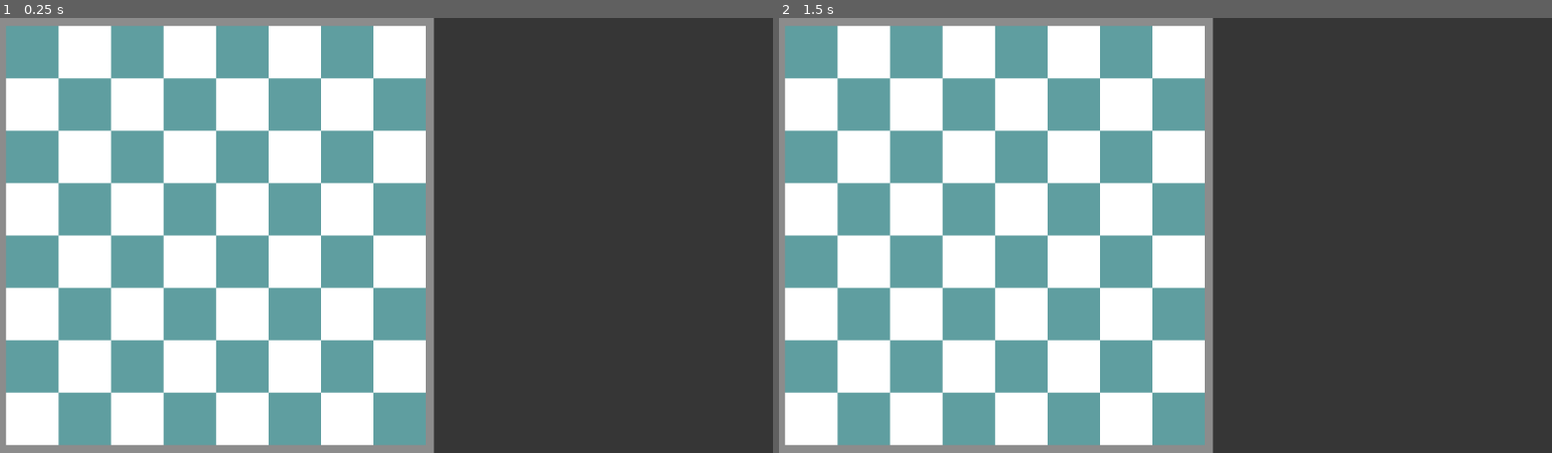
Above: before the commit, frames 1-2 (left to right).
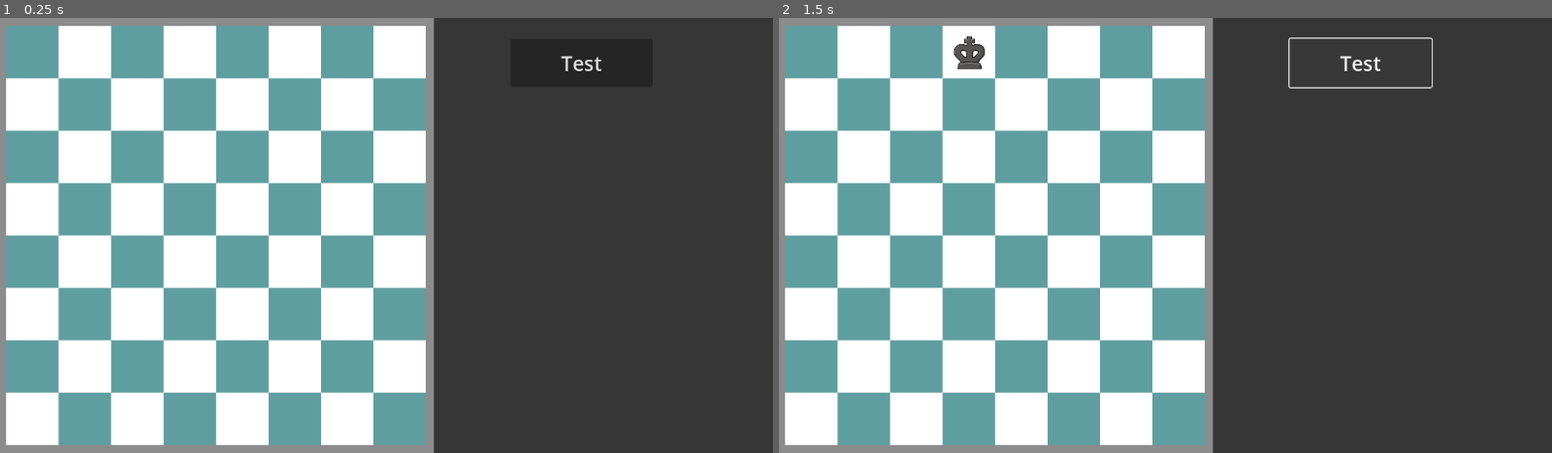
Above: after the commit, the same moments.

Repository: harrisb002/ChessDefense
Game: Godot game, scene res://Scenes/main.tscn
The game is run twice, just before and just after one commit, with the same random seed, the same clock (stepped at 60 frames per second) and the same inputs. Before the commit the project starts from res://main.tscn.
Inputs (mouse positions are in pixels of both pictures, inside the frame that each line leads up to):
- Up to frame 1 (0.25 s): no input
- Up to frame 2 (1.5 s): click (1358, 61) at 0.5 s, where only the run after the commit has a clickable "Test"; click (1358, 61) at 1.25 s, where only the run after the commit has a clickable "Test"

The runs differ from the first frame. In frame 1, less than 0.1% of the frame differs, in the area x 72-78%, y 8-13%; in frame 2, 0.5%, in the area x 22-85%, y 4-17%.

Commit message:
Creating piece/fitting to grid

Diff:
--- a/Scenes/gui.tscn
+++ b/Scenes/gui.tscn
@@ -43,3 +43,14 @@
 theme_override_constants/v_separation = 0
 columns = 8
 metadata/_edit_use_anchors_ = true
+
+[node name="TestButton" type="Button" parent="."]
+layout_mode = 0
+offset_left = 762.0
+offset_top = 31.0
+offset_right = 973.0
+offset_bottom = 103.0
+theme_override_font_sizes/font_size = 30
+text = "Test"
+
+[connection signal="pressed" from="TestButton" to="." method="_on_test_button_pressed"]
--- a/Scenes/piece.tscn
+++ b/Scenes/piece.tscn
@@ -14,8 +14,9 @@
 anchor_bottom = 0.5
 offset_left = -20.0
 offset_top = -20.0
-offset_right = 20.0
-offset_bottom = 20.0
+offset_right = 40.0
+offset_bottom = 40.0
 grow_horizontal = 2
 grow_vertical = 2
 texture = ExtResource("2_8gr7s")
+expand_mode = 2
--- a/Scenes/slot.tscn
+++ b/Scenes/slot.tscn
@@ -1,6 +1,6 @@
 [gd_scene load_steps=2 format=3 uid="uid://c1ow8hbri0t4b"]
 
-[ext_resource type="Script" path="res://Scripts/slot.gd" id="1_nhasn"]
+[ext_resource type="Script" path="res://Scripts/Slot.gd" id="1_nhasn"]
 
 [node name="Slot" type="ColorRect"]
 custom_minimum_size = Vector2(78, 78)
--- /dev/null
+++ b/Scripts/DataHandler.gd
@@ -0,0 +1,29 @@
+extends Node
+
+var assets := []
+
+# Make sure that everytime looking for a new piece,
+# 	can get the corresponding location for it
+
+# Create ordered list of Pieces
+enum PieceNames { BLACK_BISHOP, WHITE_BISHOP, BLACK_KING, WHITE_KING, BLACK_KNIGHT, WHITE_KNIGHT, BLACK_PAWN, WHITE_PAWN, BLACK_QUEEN, WHITE_QUEEN, BLACK_ROOK, WHITE_ROOK}
+
+# Called when the node enters the scene tree for the first time.
+func _ready() -> void:
+	# Since I dont have many assets I wont read from directory
+	assets.append("res://assets/bishop_b.png")
+	assets.append("res://assets/bishop_w.png")
+	assets.append("res://assets/king_b.png")
+	assets.append("res://assets/king_w.png")
+	assets.append("res://assets/knight_b.png")
+	assets.append("res://assets/knight_w.png")
+	assets.append("res://assets/pawn_b.png")
+	assets.append("res://assets/pawn_w.png")
+	assets.append("res://assets/queen_b.png")
+	assets.append("res://assets/queen_w.png")
+	assets.append("res://assets/rook_b.png")
+	assets.append("res://assets/rook_w.png")
+
+# Called every frame. 'delta' is the elapsed time since the previous frame.
+func _process(delta: float) -> void:
+	pass
--- a/Scripts/GUI.gd
+++ b/Scripts/GUI.gd
@@ -2,11 +2,17 @@
 
 # Create References
 @onready var slot_scene = preload("res://Scenes/slot.tscn")
+@onready var piece_scene = preload("res://Scenes/piece.tscn")
+
+@onready var chessboard = $ChessBoard
 @onready var board_grid = $ChessBoard/BoardGrid
 
+# Create container to save variables
+var grid_array := [] # Fetch slot instances
+var piece_array := [] # Fetch piece instances
 
-# Create container to save variables (Fetch slot instances through this)
-var grid_array := []
+# Half of the slot size to use as offset
+var icon_offset := Vector2(30, 30)
 
 # Called when the node enters the scene tree for the first time.
 func _ready() -> void:
@@ -22,17 +28,40 @@
 		if colorbit == 0: # Flip bit cause each starting row is dif.
 			colorbit = 1
 		else: colorbit = 0
-	pass # Replace with function body.
 
+		# Init the piece array
+		piece_array.resize(64)
+		piece_array.fill(0)
 
 # Called every frame. 'delta' is the elapsed time since the previous frame.
 func _process(delta: float) -> void:
 	pass
 
+# Creates a new slot (Square) for the grid and adds it to the grid_array
+func create_slot():
+	var new_slot = slot_scene.instantiate() # Instantiate new slot
+	new_slot.slot_ID = grid_array.size() # Set the slotID to the current gridSize
+	board_grid.add_child(new_slot) # Add the slot to the board grid
+	grid_array.push_back(new_slot) # Add a slot instance in the grid array/inc. size
 
-func create_slot():
-	# Instantiate new slot
-	var new_slot = slot_scene.instantiate()
-	new_slot.slot_ID = grid_array.size()
-	board_grid.add_child(new_slot)
-	grid_array.push_back(new_slot)
+
+func add_piece(piece_type, location) -> void:
+	var new_piece = piece_scene.instantiate() # Create a new piece instance
+	chessboard.add_child(new_piece) # Add the piece to the chessboard
+	new_piece.type = piece_type # Set the piece type (Path of the piece)
+	new_piece.load_icon(piece_type) # Get the piece image
+
+	# First find the slots by using the location, location is going to be an index
+	# Give it a location based on the grid
+	new_piece.global_position = grid_array[location].global_position + icon_offset
+
+	# Set up the attributes
+	piece_array[location] = new_piece
+	new_piece.slot_ID = location
+
+
+
+
+
+func _on_test_button_pressed() -> void:
+	add_piece(DataHandler.PieceNames.BLACK_KING, 3)
--- a/Scripts/Piece.gd
+++ b/Scripts/Piece.gd
@@ -1,7 +1,13 @@
 extends Node2D
 
-@onready var icon_path = $Icon
+#Create References
+@onready var icon_path = $Icon # Ref for the path to the piece image
+
+# Reference the slots ID
 var slot_ID := -1
+
+# Type of chess piece
+var type : int
 
 # Called when the node enters the scene tree for the first time.
 func _ready() -> void:
@@ -11,3 +17,8 @@
 # Called every frame. 'delta' is the elapsed time since the previous frame.
 func _process(delta: float) -> void:
 	pass
+
+# Load the image based on the piece
+func load_icon(piece_name) -> void:
+	# Fetches the value from datahandler (The corresponding path for the icons/images)
+	icon_path.texture = load(DataHandler.assets[piece_name]) # The piece name is the path to the image
--- a/project.godot
+++ b/project.godot
@@ -11,14 +11,18 @@
 [application]
 
 config/name="ChessDefense"
-run/main_scene="res://main.tscn"
+run/main_scene="res://Scenes/main.tscn"
 config/features=PackedStringArray("4.3", "Forward Plus")
 config/icon="res://icon.svg"
+
+[autoload]
+
+DataHandler="*res://Scripts/DataHandler.gd"
 
 [file_customization]
 
 folder_colors={
 "res://Scenes/": "blue",
-"res://Scripts/": "pink",
+"res://Scripts/": "teal",
 "res://assets/": "gray"
 }
Renamed: main.tscn -> Scenes/main.tscn
